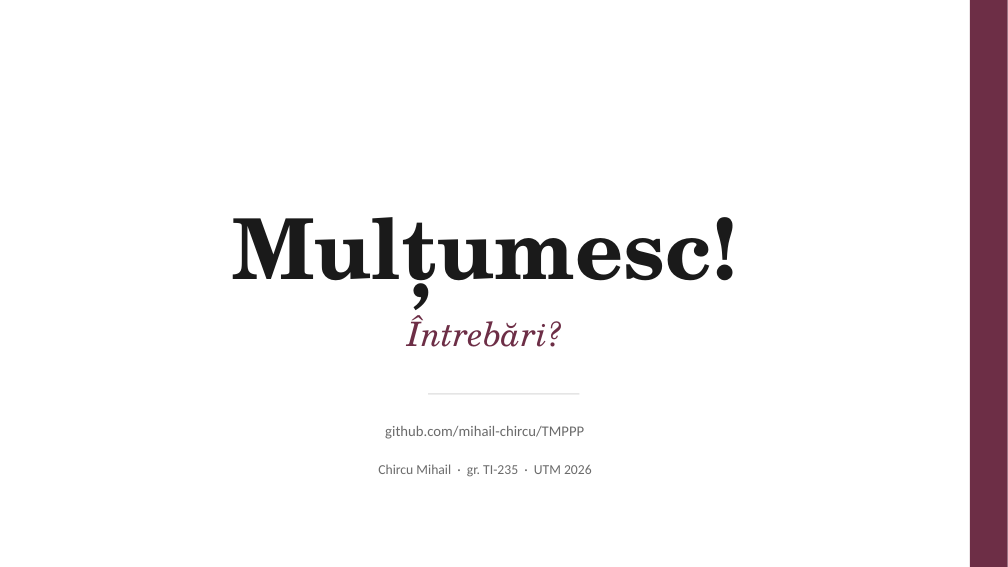
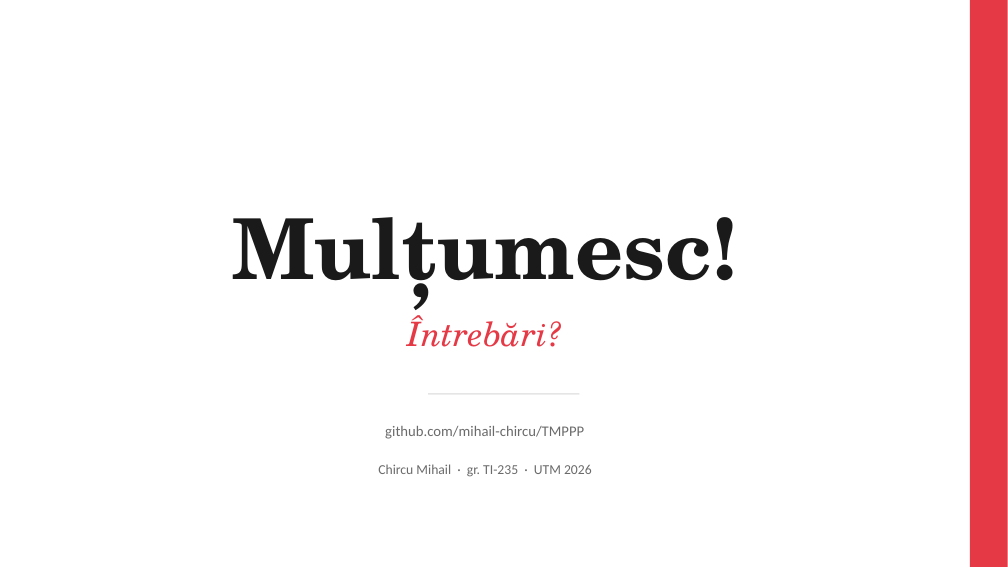
Before and after one commit to mihail-chircu/TMPPP, a slide deck: slide 12 of proiect final/Chircu_Mihail_TI-235_Prezentare_proiect_de_an.pptx. Drawn at 1008x567 pixels with LibreOffice and Linux fonts; fonts in the diff are those of the drawing. Boxes give left, top, right and bottom in pixels: in the first picture for what was removed or moved away, otherwise in the second. Text is boxed around its words. In the diff, an @@ line names an element or a change of style, - is before the commit and + after.

```diff
--- a/proiect final/Chircu_Mihail_TI-235_Prezentare_proiect_de_an.pptx
+++ b/proiect final/Chircu_Mihail_TI-235_Prezentare_proiect_de_an.pptx
@@ rectangle at bbox=[970, 0, 1008, 567]: fill #6D2E46 to #E63946 @@
@@ text "Întrebări?" at bbox=[408, 315, 563, 347]: text colour #6D2E46 to #E63946 @@
```
Also in this commit, not shown: 10 other slides changed, 1 other file.
